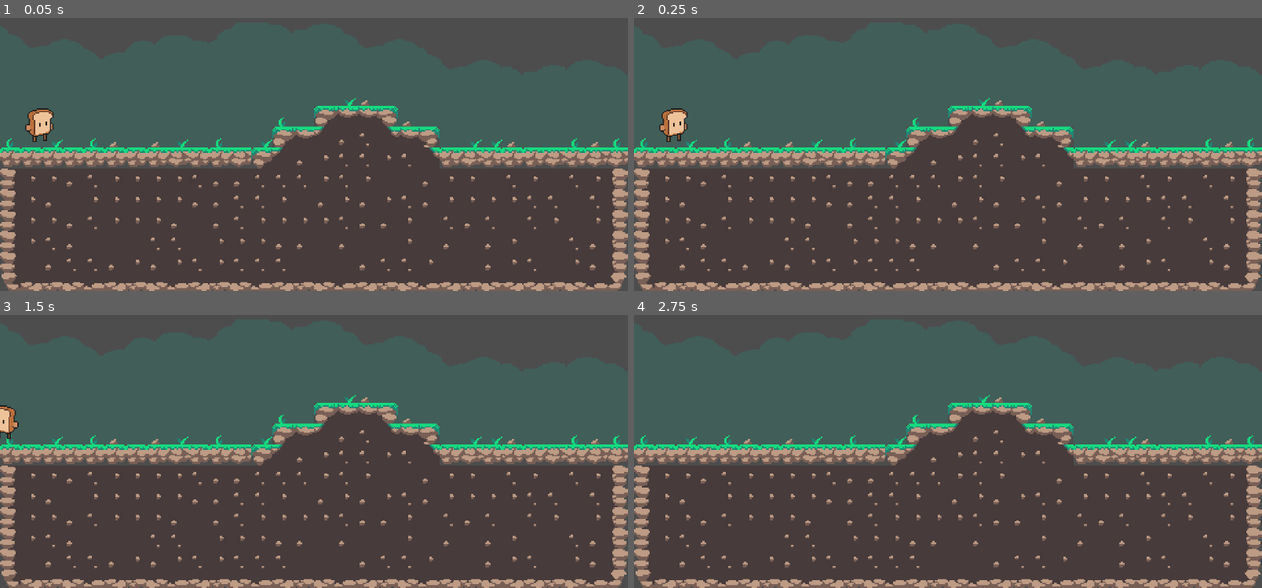
Above: before the commit, frames 1-4 (two rows, left to right).
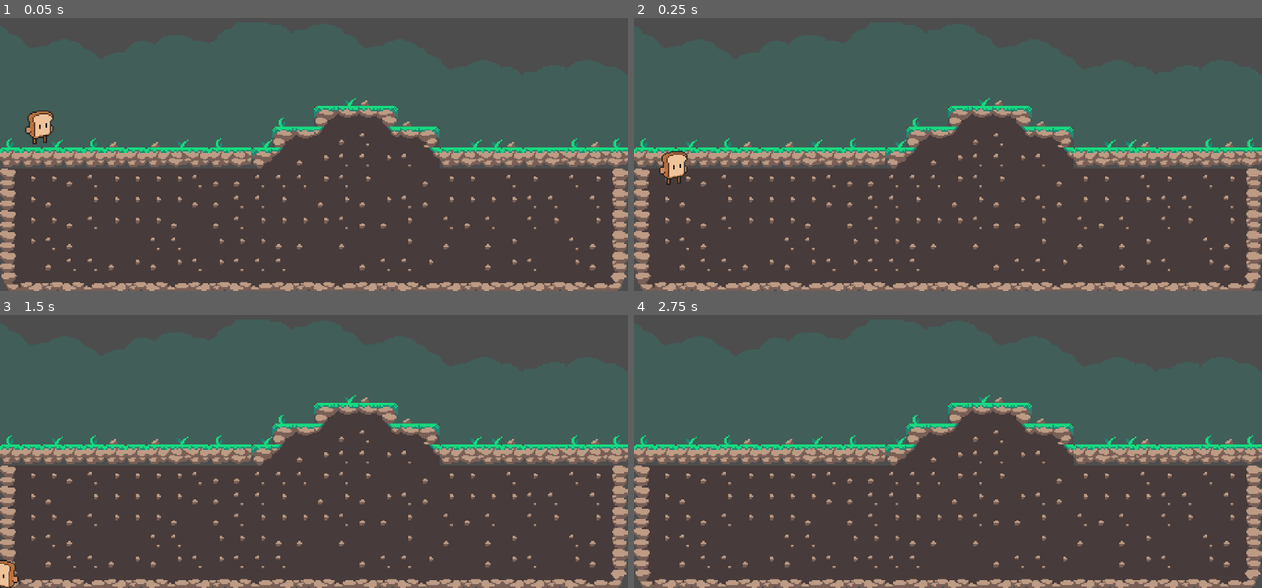
Above: after the commit, the same moments.

Repository: B4ST1N2/bites-of-the-golden-toaster-remaster
Game: Godot game, scene res://scenes/level_1.tscn
Same seed, same stepped clock (60 frames per second), same inputs: the game is played once before the commit and once after it.
Inputs:
- Up to frame 1 (0.05 s): no input
- Up to frame 2 (0.25 s): no input
- Up to frame 3 (1.5 s): tap D (move_rigth) at 0.6 s; tap Space (jump) at 0.77, 0.8, 1.07, 1.35 s; tap Enter at 1.25 s; hold A (move_left) from 1.28 s (still down)
- Up to frame 4 (2.75 s): tap Space (jump) at 1.52, 1.82, 2, 2.3 s; tap D (move_rigth) at 1.55, 2.1 s; release A (move_left) at 2.03 s

The runs differ from the first frame. In frame 1, 0.2% of the frame differs, in the area x 4-9%, y 33-47%; in frame 2, 0.8%, in the area x 4-9%, y 33-62%; in frame 3, 0.5%; in frame 4, nothing differs.

Commit message:
✨ Add gravity and refactor bread character script

Diff:
--- a/scenes/ss_bread.gd
+++ b/scenes/ss_bread.gd
@@ -1,16 +1,25 @@
 extends CharacterBody2D
 
 @export var move_speed: float
+@export var jump_speed: float
 var is_facing_rigth =  true
+var gravity = ProjectSettings.get_setting("physics/2d/default_gravity")
 
 func _physics_process(delta):
-	var input_axis = Input.get_axis("move_left","move_rigth")
-	velocity.x = input_axis * move_speed
+	if Input.is_action_just_pressed("jump"):
+		velocity.y = -jump_speed
 
-	#Si está mirando a la derecha y presiono a la izquierda
-	#Si está mirando a la izquierda y presiono a la derecha
+	velocity.y += gravity * delta
+
+	move_x()
+	flip()
+	move_and_slide()
+
+func flip():
 	if (is_facing_rigth and velocity.x < 0) or (not is_facing_rigth and velocity.x > 0):
 		scale.x *= -1
 		is_facing_rigth = not is_facing_rigth
 
-	move_and_slide()
+func move_x():
+	var input_axis = Input.get_axis("move_left","move_rigth")
+	velocity.x = input_axis * move_speed
--- a/scenes/ss_bread.tscn
+++ b/scenes/ss_bread.tscn
@@ -9,6 +9,8 @@
 [node name="ss_bread" type="CharacterBody2D"]
 position = Vector2(73, 45)
 script = ExtResource("1_a680x")
+move_speed = 140.0
+jump_speed = 400.0
 metadata/_edit_group_ = true
 
 [node name="Sprite2D" type="Sprite2D" parent="."]
